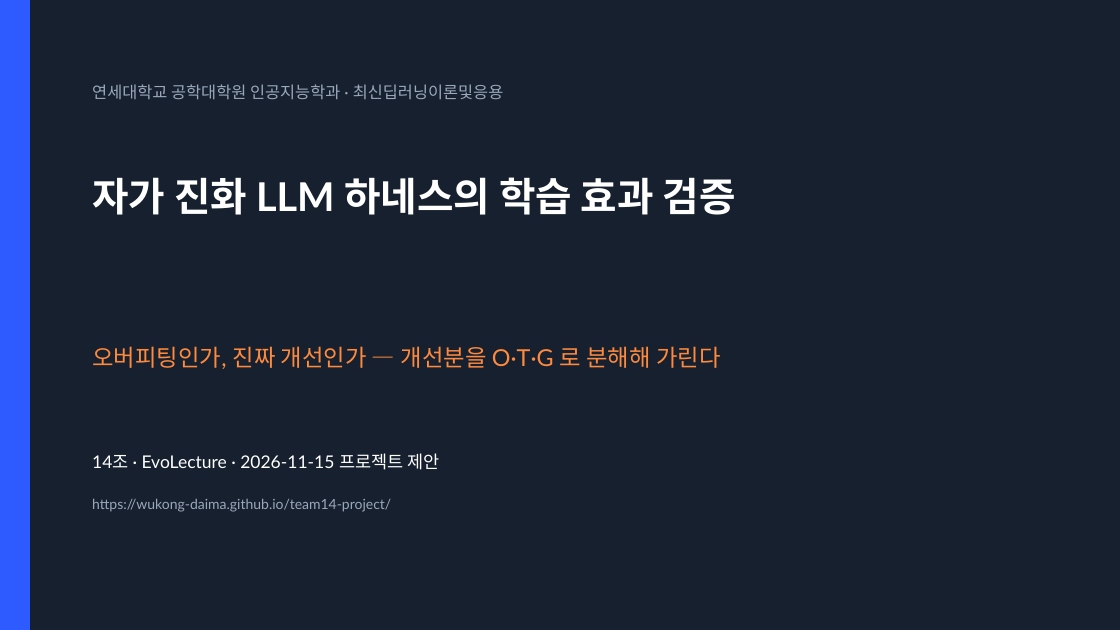
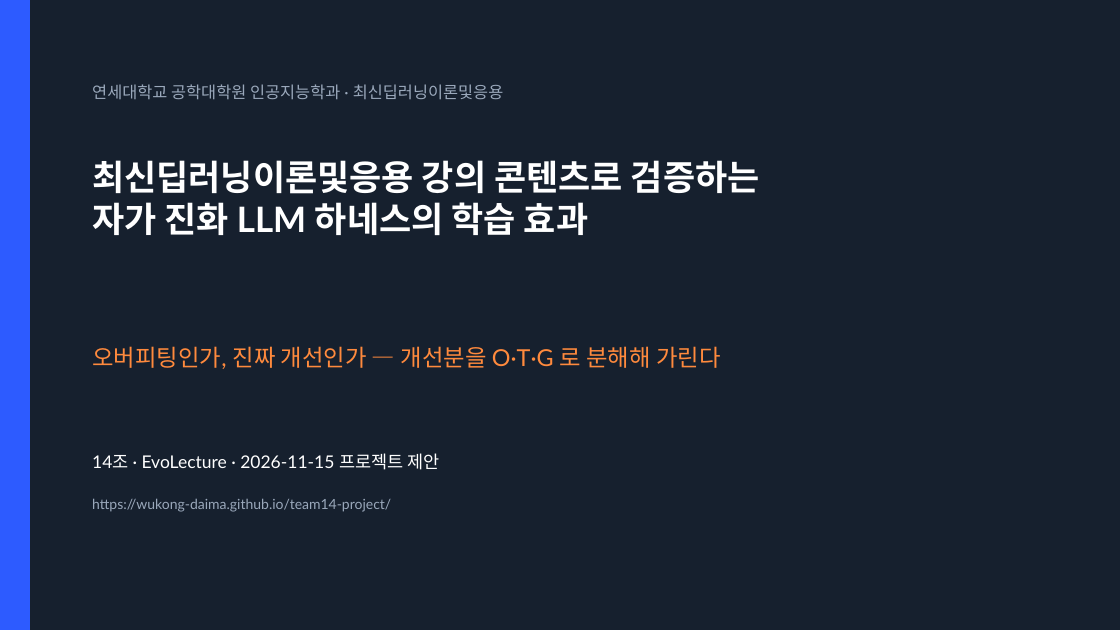
Before and after one commit to wukong-daima/team14-project, a slide deck: slide 1 of submission/Team14.pptx. Drawn at 1120x630 pixels with LibreOffice and Linux fonts; fonts in the diff are those of the drawing. Boxes give left, top, right and bottom in pixels: in the first picture for what was removed or moved away, otherwise in the second. Text is boxed around its words. In the diff, an @@ line names an element or a change of style, - is before the commit and + after.

```diff
--- a/submission/Team14.pptx
+++ b/submission/Team14.pptx
@@ text at (x1=92, y1=160, x2=760, y2=235): text changed; size 34 to 30 pt @@
-자가 진화 LLM 하네스의 학습 효과 검증
+최신딥러닝이론및응용 강의 콘텐츠로 검증하는
+자가 진화 LLM 하네스의 학습 효과
```
Also in this commit, not shown: 12 other files.
